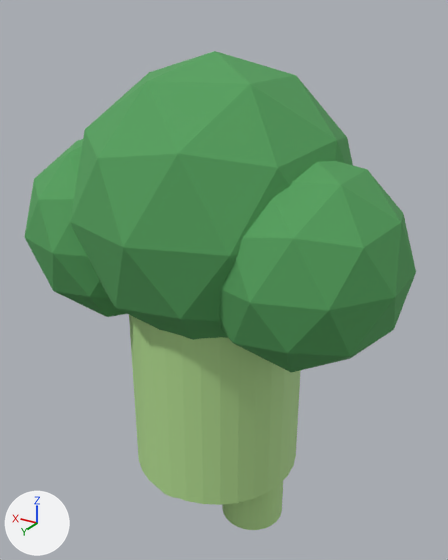
Before and after pictures for a commit that changed the glTF model assets/models/broccoli_brute.glb.
The view is the same before and after, from a 50 mm camera at (-1.43, 2.31, 2.44) aimed at (0.01, -0.09, 1.25). Lighting does not change. The marker at lower left points along +X, +Y and +Z. The older version comes first. Where no turn or scale is listed for an object, it has been applied to the vertices. Vertices at exactly the same position are counted once.
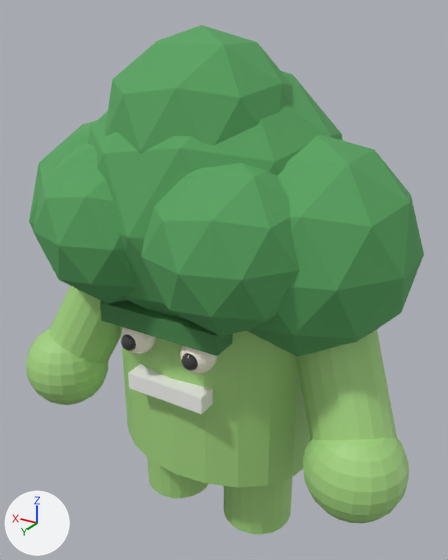
Changed parts and their boxes [x1, y1, x2, y2] in the pictures (448 x 560 px):
'Icosphere', rescaled
    before: [70, 51, 353, 340]
    after: [88, 71, 343, 320]
'Icosphere.001', moved, rescaled
    before: [219, 161, 416, 372]
    after: [247, 135, 424, 356]
'Cylinder', reshaped, moved, rescaled (10% wider, 15% shorter)
    before: [129, 315, 301, 505]
    after: [120, 326, 310, 488]
'Icosphere.004', added (green)
    after: [142, 163, 300, 336]
'Icosphere.006', added (green)
    after: [104, 25, 292, 153]
'Icosphere.005', added (green)
    after: [33, 143, 136, 303]
'Cylinder.001', reshaped, moved, turned
    before: [222, 481, 283, 530]
    after: [296, 330, 397, 441]
'Icosphere.002', moved
    before: [25, 139, 127, 317]
    after: [29, 120, 97, 229]
'Sphere', added (green)
    after: [303, 436, 409, 523]
'Sphere.001', added (green)
    after: [26, 328, 109, 405]
'Cylinder.003', added (green)
    after: [49, 285, 121, 364]
'Cube', added (green)
    after: [100, 300, 233, 356]
'Cylinder.002', moved (mostly hidden before)
    before: [161, 490, 177, 498]
    after: [224, 477, 293, 534]
'Cube.001', added
    after: [128, 364, 213, 414]
'Cylinder.004', added (green)
    after: [147, 457, 208, 498]
'Sphere.002', added (pale yellow)
    after: [180, 345, 217, 374]
'Sphere.004', added (pale yellow)
    after: [121, 327, 156, 354]
'Sphere.003', added
    after: [181, 353, 198, 371]
'Sphere.005', added
    after: [121, 334, 136, 351]
part 2 of me_cylinder_005, deleted (green)
    before: [222, 481, 283, 530]
part 3 of me_cylinder_005, added (green)
    after: [296, 330, 397, 441]

What changed in the scene script:
```text
Change me_cylinder_004:
    remove me_cylinder_004.from_pydata(...)  # 64 vertices, 124 faces; spans x -0.42..0.42, y -0.42..0.42, z -0.55..0.55
    add me_cylinder_004.from_pydata(...)  # 40 vertices, 76 faces; spans x -0.45..0.45, y -0.45..0.45, z -0.475..0.475
    me_cylinder_004 part 1: the whole mesh is rebuilt
Change me_cylinder_005:
    remove me_cylinder_005.from_pydata(...)  # 64 vertices, 124 faces; spans x -0.16..0.16, y -0.16..0.16, z -0.225..0.225
    add me_cylinder_005.from_pydata(...)  # 40 vertices, 76 faces; spans x -0.18..0.18, y -0.18..0.18, z -0.36..0.36
    me_cylinder_005 part 2: 64 vertices removed from x -0.16..0.16, y -0.16..0.16, z -0.225..0.225
    me_cylinder_005 part 3: 40 vertices added at x -0.18..0.18, y -0.18..0.18, z -0.36..0.36, forming a 20-sided cylinder along z
Change me_icosphere:
    remove me_icosphere.from_pydata(...)  # 42 vertices, 80 faces; spans x -0.618..0.618, y -0.65..0.65, z -0.65..0.65
    add me_icosphere.from_pydata(...)  # 42 vertices, 80 faces; spans x -0.59..0.59, y -0.62..0.62, z -0.62..0.62
    me_icosphere part 4: the whole mesh is scaled about its middle by 0.954
Change me_icosphere_001:
    remove me_icosphere_001.from_pydata(...)  # 42 vertices, 80 faces; spans x -0.428..0.428, y -0.45..0.45, z -0.45..0.45
    add me_icosphere_001.from_pydata(...)  # 42 vertices, 80 faces; spans x -0.437..0.437, y -0.46..0.46, z -0.46..0.46
    me_icosphere_001 part 5: the whole mesh is scaled about its middle by 1.02
Change ob_cylinder:
    ob_cylinder.location: (0.0, 0.0, 0.85) -> (0.0, 0.0, 0.88)
    ob_cylinder.scale: (1.0, 1.0, 1.0) -> (1.15, 0.85, 1.0)
Change ob_cylinder_001:
    ob_cylinder_001.location: (-0.22, 0.0, 0.22) -> (-0.68, 0.08, 1.02)
    ob_cylinder_001.rotation_euler: (0.0, 0.0, 0.0) -> (0.3, 0.4, 0.0)  # degrees (0, 0, 0) -> degrees (17, 23, 0)
Change ob_cylinder_002:
    ob_cylinder_002.location: (0.22, 0.0, 0.22) -> (-0.25, 0.0, 0.24)
Change ob_icosphere:
    ob_icosphere.location: (0.0, 0.0, 1.65) -> (0.0, 0.0, 1.68)
Change ob_icosphere_001:
    ob_icosphere_001.location: (-0.48, 0.1, 1.5) -> (-0.48, 0.05, 1.56)
Change ob_icosphere_002:
    ob_icosphere_002.location: (0.48, 0.1, 1.5) -> (0.48, 0.05, 1.56)
Add ob_sphere_005:
    ob_sphere_005 = bpy.data.objects.new('Sphere.005', me_sphere_005)  # a UV sphere (20 segments, 12 rings, poles along z) spanning x -0.04..0.04, y -0.04..0.04, z -0.04..0.04; in mat_brutepupilmat (dark grey #3f3f3f)
    ob_sphere_005.location = (0.16, 0.46, 1.12)
Add ob_sphere_004:
    ob_sphere_004 = bpy.data.objects.new('Sphere.004', me_sphere_004)  # a UV sphere (20 segments, 12 rings, poles along z) spanning x -0.08..0.08, y -0.08..0.08, z -0.08..0.08; in mat_bruteeyemat (pale yellow #fdf9e5)
    ob_sphere_004.location = (0.16, 0.4, 1.12)
Add ob_sphere_003:
    ob_sphere_003 = bpy.data.objects.new('Sphere.003', me_sphere_003)  # a UV sphere (20 segments, 12 rings, poles along z) spanning x -0.04..0.04, y -0.04..0.04, z -0.04..0.04; in mat_brutepupilmat (dark grey #3f3f3f)
    ob_sphere_003.location = (-0.16, 0.46, 1.12)
Add ob_sphere_002:
    ob_sphere_002 = bpy.data.objects.new('Sphere.002', me_sphere_002)  # a UV sphere (20 segments, 12 rings, poles along z) spanning x -0.08..0.08, y -0.08..0.08, z -0.08..0.08; in mat_bruteeyemat (pale yellow #fdf9e5)
    ob_sphere_002.location = (-0.16, 0.4, 1.12)
Add ob_sphere_001:
    ob_sphere_001 = bpy.data.objects.new('Sphere.001', me_sphere_001)  # a UV sphere (20 segments, 12 rings, poles along z) spanning x -0.22..0.22, y -0.22..0.22, z -0.22..0.22; in mat_stalkmat (green #a6d781)
    ob_sphere_001.location = (0.82, 0.22, 0.68)
Add ob_sphere:
    ob_sphere = bpy.data.objects.new('Sphere', me_sphere)  # a UV sphere (20 segments, 12 rings, poles along z) spanning x -0.22..0.22, y -0.22..0.22, z -0.22..0.22; in mat_stalkmat (green #a6d781)
    ob_sphere.location = (-0.82, 0.22, 0.68)
Add ob_icosphere_006:
    ob_icosphere_006 = bpy.data.objects.new('Icosphere.006', me_icosphere_006)  # an icosphere of 80 faces spanning x -0.399..0.399, y -0.42..0.42, z -0.42..0.42; in mat_crownmat (green #59a661)
    ob_icosphere_006.location = (0.0, 0.1, 1.98)
Add ob_icosphere_005:
    ob_icosphere_005 = bpy.data.objects.new('Icosphere.005', me_icosphere_005)  # an icosphere of 80 faces spanning x -0.342..0.342, y -0.36..0.36, z -0.36..0.36; in mat_crownmat (green #59a661)
    ob_icosphere_005.location = (0.28, 0.34, 1.62)
Add ob_icosphere_004:
    ob_icosphere_004 = bpy.data.objects.new('Icosphere.004', me_icosphere_005.copy())
    ob_icosphere_004.location = (-0.28, 0.34, 1.62)
Add ob_cylinder_004:
    ob_cylinder_004 = bpy.data.objects.new('Cylinder.004', me_cylinder_004_1)  # a 20-sided cylinder along z spanning x -0.18..0.18, y -0.18..0.18, z -0.24..0.24; in mat_stalkmat (green #a6d781)
    ob_cylinder_004.location = (0.25, 0.0, 0.24)
Add ob_cylinder_003:
    ob_cylinder_003 = bpy.data.objects.new('Cylinder.003', me_cylinder_003)  # 40 vertices, 76 faces; spans x -0.3..0.3, y -0.278..0.278, z -0.402..0.402; in mat_stalkmat (green #a6d781)
    ob_cylinder_003.location = (0.68, 0.08, 1.02)
Add ob_cube_001:
    ob_cube_001 = bpy.data.objects.new('Cube.001', me_cube_001)  # a box spanning x -0.198..0.198, y -0.045..0.045, z -0.04..0.04; in mat_teethmat (white #fafaf6)
    ob_cube_001.location = (0.0, 0.4, 0.9)
Add ob_cube:
    ob_cube = bpy.data.objects.new('Cube', me_cube)  # a box spanning x -0.3..0.3, y -0.06..0.06, z -0.045..0.045; in mat_browmat (green #4b8b50)
    ob_cube.location = (0.0, 0.42, 1.24)
```
